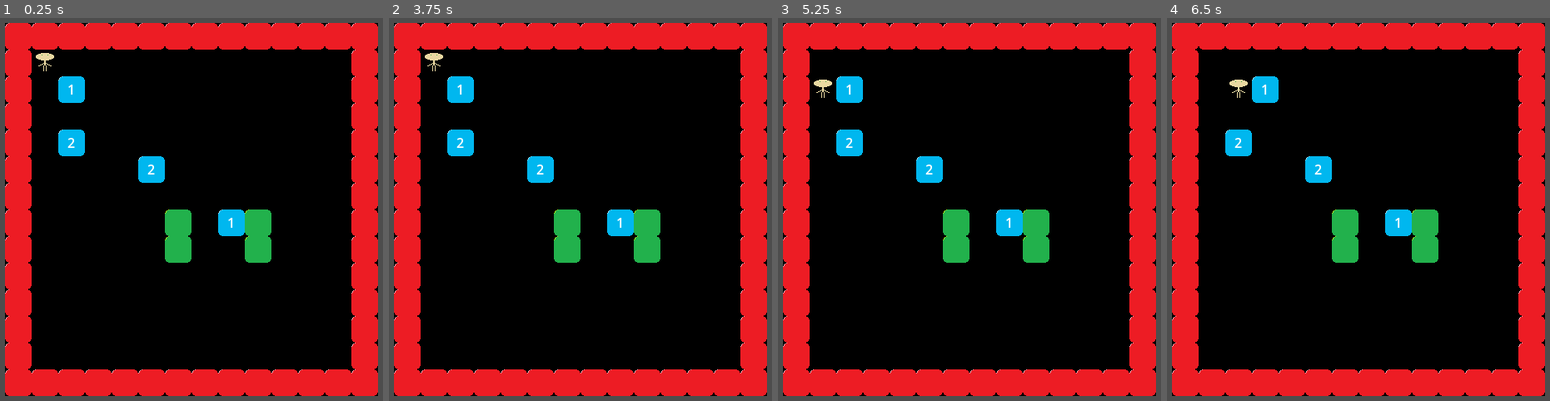
Above: before the commit, frames 1-4 (left to right).
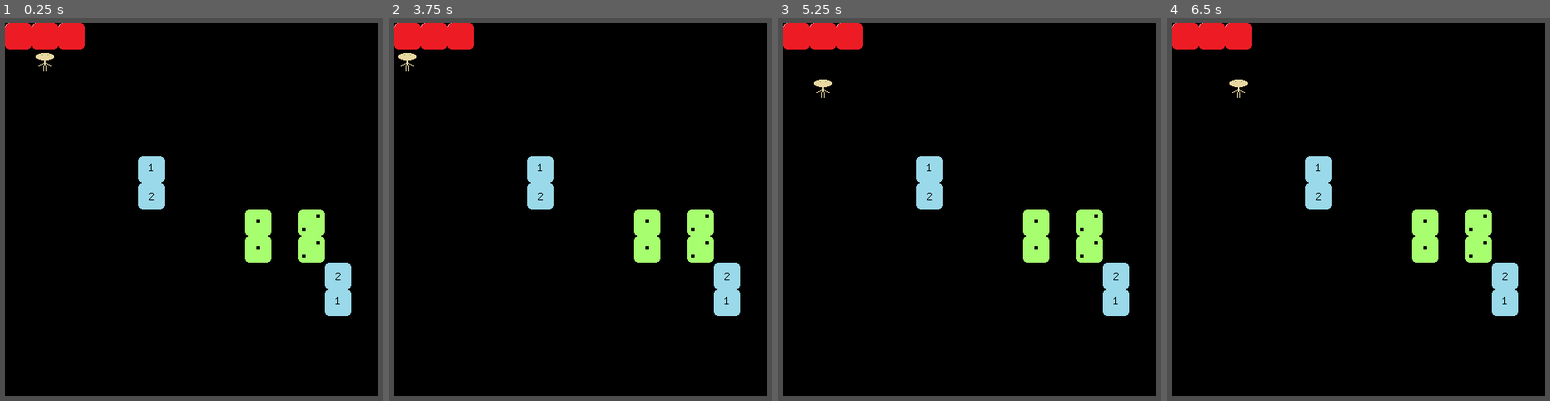
Above: after the commit, the same moments.

Repository: mrSun421/sudokoban
Game: Godot game, scene res://levels/level.tscn
The game is run twice, just before and just after one commit, with the same random seed, the same clock (stepped at 60 frames per second) and the same inputs. The project has no main scene, so this scene is started directly.
Inputs:
- Up to frame 1 (0.25 s): no input
- Up to frame 2 (3.75 s): tap Enter at 0.5 s; hold Right (move_right) 0.53-1.28 s; tap R (reset_level) every 0.75 s from 1.25 to 3.5 s; hold Down (move_down) 1.28-2.03 s; hold Right (move_right) 2.03-2.78 s; hold Up (move_up) 2.78-3.53 s; hold Left (move_left) from 3.53 s (still down)
- Up to frame 3 (5.25 s): tap R (reset_level) at 4.15, 5 s; release Left (move_left) at 5.03 s; hold Down (move_down) from 5.03 s (still down)
- Up to frame 4 (6.5 s): release Down (move_down) at 5.78 s; hold Right (move_right) from 5.78 s (still down)

The runs differ from the first frame. In frame 1, 29% of the frame differs, in the area x 1-99%, y 1-99%; in frame 2, 29%; in frame 3, 29%; in frame 4, 29%.

Commit message:
implemented square checking and resource initialization

Diff:
--- a/game_assets/box.gd
+++ b/game_assets/box.gd
@@ -2,10 +2,10 @@
 class_name Box
 
 @export var grid_position_component: GridPositionComponent
-@export var value_text: Label
 @export var value: int = 0
+@export var box_tile_map: TileMapLayer
 
 func _process(delta: float):
 	position = (grid_position_component.grid_position * GameVariables.tile_size).snapped(Vector2.ONE * GameVariables.tile_size)
 	if value != null:
-		value_text.text = str(value)
+		box_tile_map.set_cell(Vector2i(0, 0), 0, Vector2i(value - 1, 0))
--- a/game_assets/box.tscn
+++ b/game_assets/box.tscn
@@ -1,24 +1,27 @@
-[gd_scene load_steps=4 format=3 uid="uid://w22a81obppru"]
+[gd_scene load_steps=6 format=3 uid="uid://w22a81obppru"]
 
-[ext_resource type="Texture2D" uid="uid://ctafavnspxtur" path="res://art_assets/mainsquare.png" id="1_gwlll"]
 [ext_resource type="Script" path="res://game_assets/box.gd" id="1_ii8iy"]
 [ext_resource type="PackedScene" uid="uid://cqkw2hdoq4v3x" path="res://game_assets/grid_position_component.tscn" id="3_ubo2l"]
+[ext_resource type="Texture2D" uid="uid://cv61p0weixr0f" path="res://art_assets/box_tiles.png" id="3_w1t7t"]
 
-[node name="box" type="Node2D" node_paths=PackedStringArray("grid_position_component", "value_text")]
+[sub_resource type="TileSetAtlasSource" id="TileSetAtlasSource_eirhq"]
+texture = ExtResource("3_w1t7t")
+texture_region_size = Vector2i(32, 32)
+0:0/0 = 0
+1:0/0 = 0
+2:0/0 = 0
+
+[sub_resource type="TileSet" id="TileSet_fdxkc"]
+tile_size = Vector2i(32, 32)
+sources/0 = SubResource("TileSetAtlasSource_eirhq")
+
+[node name="box" type="Node2D" node_paths=PackedStringArray("grid_position_component", "box_tile_map")]
 script = ExtResource("1_ii8iy")
 grid_position_component = NodePath("GridPositionComponent")
-value_text = NodePath("Label")
-
-[node name="Sprite2D" type="Sprite2D" parent="."]
-texture_filter = 1
-texture = ExtResource("1_gwlll")
-centered = false
+value = 1
+box_tile_map = NodePath("BoxTileMap")
 
 [node name="GridPositionComponent" parent="." instance=ExtResource("3_ubo2l")]
 
-[node name="Label" type="Label" parent="."]
-texture_filter = 1
-offset_right = 32.0
-offset_bottom = 32.0
-horizontal_alignment = 1
-vertical_alignment = 1
+[node name="BoxTileMap" type="TileMapLayer" parent="."]
+tile_set = SubResource("TileSet_fdxkc")
--- /dev/null
+++ b/game_assets/box_data.gd
@@ -0,0 +1,5 @@
+extends Resource
+class_name BoxData
+
+@export var position: Vector2i
+@export var value: int
--- /dev/null
+++ b/game_assets/level_initialization_data.gd
@@ -0,0 +1,8 @@
+extends Resource
+class_name LevelInitializationData
+
+@export var level_size: Vector2i
+@export var initial_box_data: Array[BoxData]
+@export var square_data: Array[SquareData]
+@export var wall_positions: Array[Vector2i]
+@export var initial_player_position: Vector2i
--- /dev/null
+++ b/game_assets/square_data.gd
@@ -0,0 +1,5 @@
+extends Resource
+class_name SquareData
+
+@export var id: int
+@export var positions: Array[Vector2i]
--- /dev/null
+++ b/level_resources/level1.tres
@@ -0,0 +1,43 @@
+[gd_resource type="Resource" script_class="LevelInitializationData" load_steps=10 format=3 uid="uid://chxt7lfdff245"]
+
+[ext_resource type="Script" path="res://game_assets/box_data.gd" id="1_ifged"]
+[ext_resource type="Script" path="res://game_assets/level_initialization_data.gd" id="2_ck8py"]
+[ext_resource type="Script" path="res://game_assets/square_data.gd" id="3_hkkiw"]
+
+[sub_resource type="Resource" id="Resource_aaoks"]
+script = ExtResource("1_ifged")
+position = Vector2i(12, 10)
+value = 1
+
+[sub_resource type="Resource" id="Resource_np08v"]
+script = ExtResource("1_ifged")
+position = Vector2i(12, 9)
+value = 2
+
+[sub_resource type="Resource" id="Resource_1erbu"]
+script = ExtResource("1_ifged")
+position = Vector2i(5, 5)
+value = 1
+
+[sub_resource type="Resource" id="Resource_bkfdy"]
+script = ExtResource("1_ifged")
+position = Vector2i(5, 6)
+value = 2
+
+[sub_resource type="Resource" id="Resource_adi2y"]
+script = ExtResource("3_hkkiw")
+id = 1
+positions = Array[Vector2i]([Vector2i(9, 7), Vector2i(9, 8)])
+
+[sub_resource type="Resource" id="Resource_3k5gd"]
+script = ExtResource("3_hkkiw")
+id = 2
+positions = Array[Vector2i]([Vector2i(11, 7), Vector2i(11, 8)])
+
+[resource]
+script = ExtResource("2_ck8py")
+level_size = Vector2i(14, 14)
+initial_box_data = Array[ExtResource("1_ifged")]([SubResource("Resource_aaoks"), SubResource("Resource_np08v"), SubResource("Resource_1erbu"), SubResource("Resource_bkfdy")])
+square_data = Array[ExtResource("3_hkkiw")]([SubResource("Resource_adi2y"), SubResource("Resource_3k5gd")])
+wall_positions = Array[Vector2i]([Vector2i(0, 0), Vector2i(1, 0), Vector2i(2, 0)])
+initial_player_position = Vector2i(1, 1)
--- a/levels/interactables.gd
+++ b/levels/interactables.gd
@@ -33,39 +33,57 @@
 	player.grid_position_component.grid_position = future_player_position
 
 
-func initialize(initial_player_position, wall_positions, initial_box_positions, box_values):
-	for wall_position in wall_positions:
+func initialize(init_data: LevelInitializationData):
+	for wall_position in init_data.wall_positions:
 		var wall: Wall = wall_scene.instantiate()
 		wall.grid_position_component.grid_position = wall_position
 		add_child(wall)
 		walls.append(wall)
 
-	for index in range(initial_box_positions.size()):
+	for boxdata in init_data.initial_box_data:
 		var box: Box = box_scene.instantiate()
-		box.grid_position_component.grid_position = initial_box_positions[index]
-		box.value = box_values[index]
+		box.grid_position_component.grid_position = boxdata.position
+		box.value = boxdata.value
 		add_child(box)
 		boxes.append(box)
 
-	player.grid_position_component.grid_position = initial_player_position
+	player.grid_position_component.grid_position = init_data.initial_player_position
 
-func check_win(final_box_positions):
+func check_win(square_data: Array[SquareData]):
 	var current_box_positions = boxes.map(func(e): return e.grid_position_component.grid_position)
+	# unique square check
+	for square_dt in square_data:
+		var positions = square_dt.positions
+		var box_values_on_square: Array[int] = []
+		for pos in positions:
+			var box_index = current_box_positions.find(pos)
+			if box_index < 0:
+				return false
+			else:
+				box_values_on_square.append(boxes[box_index].value)
+
+
+	# row and column check
+	var square_positions_arrays = square_data.map(func(e): return e.positions)
+	var square_positions = []
+	for square_positions_arr in square_positions_arrays:
+		square_positions.append_array(square_positions_arr)
+
 	var solution_boxes_x = {}
 	var solution_boxes_y = {}
 
-	for final_box_position in final_box_positions:
-			var box_index = current_box_positions.find(final_box_position)
+	for square_position in square_positions:
+			var box_index = current_box_positions.find(square_position)
 			if box_index < 0:
 				return false
-			if solution_boxes_x.get(final_box_position.x) != null:
-				solution_boxes_x[final_box_position.x].append(boxes[box_index])
+			if solution_boxes_x.get(square_position.x) != null:
+				solution_boxes_x[square_position.x].append(boxes[box_index])
 			else:
-				solution_boxes_x[final_box_position.x] = [boxes[box_index]]
-			if solution_boxes_y.get(final_box_position.y) != null:
-				solution_boxes_y[final_box_position.y].append(boxes[box_index])
+				solution_boxes_x[square_position.x] = [boxes[box_index]]
+			if solution_boxes_y.get(square_position.y) != null:
+				solution_boxes_y[square_position.y].append(boxes[box_index])
 			else:
-				solution_boxes_y[final_box_position.y] = [boxes[box_index]]
+				solution_boxes_y[square_position.y] = [boxes[box_index]]
 
 
 	for x_index in solution_boxes_x:
@@ -84,16 +102,17 @@
 				return false
 			tracker.append(val)
 
-
 	return true
 
 
-func reset_level(initial_player_position, initial_box_positions):
-	for i in range(initial_box_positions.size()):
-		var box = boxes[i]
-		box.grid_position_component.grid_position = initial_box_positions[i]
-	player.grid_position_component.grid_position = initial_player_position
+func reset_level(init_data: LevelInitializationData):
+	initialize(init_data)
 
+func clear_level():
+	for box in boxes:
+		box.queue_free()
+	for wall in walls:
+		wall.queue_free()
 
 func handle_collision(pusher, pushee, current_direction, future_pusher_position):
 	var future_pushee_position = pushee.grid_position_component.grid_position + current_direction
--- a/levels/level.gd
+++ b/levels/level.gd
@@ -3,44 +3,33 @@
 # TODO: Take this level node and turn it into a class
 
 const tile_size = GameVariables.tile_size
-const level_size: Vector2i = Vector2i(14, 14)
-const initial_box_positions: Array[Vector2i] = [Vector2i(2, 2), Vector2i(8, 7), Vector2i(2, 4), Vector2i(5, 5)]
-const box_values: Array[int] = [1, 1, 2, 2]
-const final_box_positions: Array[Vector2i] = [Vector2i(9, 7), Vector2i(9, 8), Vector2i(6, 7), Vector2i(6, 8)]
-var wall_positions: Array[Vector2i] = []
 
 
-@onready var background_tilemaplayer := $Background as TileMapLayer
-@onready var hud = $HUD as CanvasLayer
-@onready var interactables = $Interactables as Interactables
-@onready var camera = $Camera2D as Camera2D
-
-const initial_player_position: Vector2i = Vector2i(1, 1)
+@export var background_tilemaplayer: TileMapLayer
+@export var hud: CanvasLayer
+@export var interactables: Interactables
+@export var camera: Camera2D
+@export var init_data: LevelInitializationData
 
 var win_state: bool = false
 
 # Called when the node enters the scene tree for the first time.
 func _ready() -> void:
 	hud.visible = false
-	camera.offset = -(get_viewport().get_visible_rect().size - Vector2(level_size * tile_size).snapped(Vector2.ONE * tile_size)) / 2
+	camera.offset = -(get_viewport().get_visible_rect().size - Vector2(init_data.level_size * tile_size).snapped(Vector2.ONE * tile_size)) / 2
 
 	# Background Tiles
-	for i in range(level_size.x):
-		for j in range(level_size.y):
+	for i in range(init_data.level_size.x):
+		for j in range(init_data.level_size.y):
 			background_tilemaplayer.set_cell(Vector2i(i, j), 0, Vector2i(1, 0))
 
-	for box_ending_location in final_box_positions:
-		background_tilemaplayer.set_cell(box_ending_location, 0, Vector2i(0, 0))
+	# Square Positions
+	for square in init_data.square_data:
+		for pos in square.positions:
+			background_tilemaplayer.set_cell(pos, 1, Vector2i(square.id - 1, 0))
 
-	# Walls
-	for i in range(level_size.x):
-		wall_positions.append(Vector2i(i, 0))
-		wall_positions.append(Vector2i(i, level_size.y - 1))
-	for i in range(level_size.y):
-		wall_positions.append(Vector2i(0, i))
-		wall_positions.append(Vector2i(level_size.x - 1, i))
 
-	interactables.initialize(initial_player_position, wall_positions, initial_box_positions, box_values)
+	interactables.initialize(init_data)
 
 
 # Called every frame. 'delta' is the elapsed time since the previous frame.
@@ -55,9 +44,9 @@
 		return
 
 func check_win() -> bool:
-	return interactables.check_win(final_box_positions)
+	return interactables.check_win(init_data.square_data)
 
 func reset_level():
 	win_state = false
-	interactables.reset_level(initial_player_position, initial_box_positions)
+	interactables.reset_level(init_data)
 	return
--- a/levels/level.tscn
+++ b/levels/level.tscn
@@ -1,8 +1,10 @@
-[gd_scene load_steps=7 format=3 uid="uid://ene55pesmso4"]
+[gd_scene load_steps=10 format=3 uid="uid://ene55pesmso4"]
 
 [ext_resource type="Script" path="res://levels/level.gd" id="1_ivink"]
+[ext_resource type="Resource" uid="uid://chxt7lfdff245" path="res://level_resources/level1.tres" id="2_71f4w"]
 [ext_resource type="PackedScene" uid="uid://l67hhlq58isn" path="res://game_assets/player.tscn" id="2_pdex0"]
 [ext_resource type="Texture2D" uid="uid://duqbejqhnx8q6" path="res://art_assets/background-tiles.png" id="2_t5mw4"]
+[ext_resource type="Texture2D" uid="uid://y7vom6ji36l0" path="res://art_assets/goal_tiles.png" id="3_bam3e"]
 [ext_resource type="Script" path="res://levels/interactables.gd" id="3_catja"]
 
 [sub_resource type="TileSetAtlasSource" id="TileSetAtlasSource_u50ey"]
@@ -11,15 +13,34 @@
 0:0/0 = 0
 1:0/0 = 0
 
+[sub_resource type="TileSetAtlasSource" id="TileSetAtlasSource_lx6nr"]
+texture = ExtResource("3_bam3e")
+texture_region_size = Vector2i(32, 32)
+0:0/0 = 0
+1:0/0 = 0
+2:0/0 = 0
+3:0/0 = 0
+4:0/0 = 0
+5:0/0 = 0
+
 [sub_resource type="TileSet" id="TileSet_bfdvl"]
 tile_size = Vector2i(32, 32)
 sources/0 = SubResource("TileSetAtlasSource_u50ey")
-tile_proxies/coords_level = [[0, Vector2i(0, 0)], [2, Vector2i(0, 0)], [1, Vector2i(0, 0)], [2, Vector2i(1, 0)]]
+sources/1 = SubResource("TileSetAtlasSource_lx6nr")
+tile_proxies/coords_level = [[0, Vector2i(0, 0)], [2, Vector2i(0, 0)], [1, Vector2i(0, 0)], [7, Vector2i(0, 0)], [2, Vector2i(0, 0)], [7, Vector2i(1, 0)], [3, Vector2i(0, 0)], [7, Vector2i(2, 0)], [4, Vector2i(0, 0)], [7, Vector2i(3, 0)], [5, Vector2i(0, 0)], [7, Vector2i(4, 0)], [6, Vector2i(0, 0)], [7, Vector2i(5, 0)]]
 
-[node name="Level" type="Node2D"]
+[node name="Level" type="Node2D" node_paths=PackedStringArray("background_tilemaplayer", "hud", "interactables", "camera")]
+top_level = true
+texture_filter = 1
 script = ExtResource("1_ivink")
+background_tilemaplayer = NodePath("Background")
+hud = NodePath("HUD")
+interactables = NodePath("Interactables")
+camera = NodePath("Camera2D")
+init_data = ExtResource("2_71f4w")
 
 [node name="Background" type="TileMapLayer" parent="."]
+texture_filter = 1
 tile_set = SubResource("TileSet_bfdvl")
 collision_enabled = false
 
Binary file added: art_assets/box_tiles.png
Not shown, added: art_assets/box_tiles.png.import
Binary file added: art_assets/goal_tiles.png
Not shown, added: art_assets/goal_tiles.png.import
